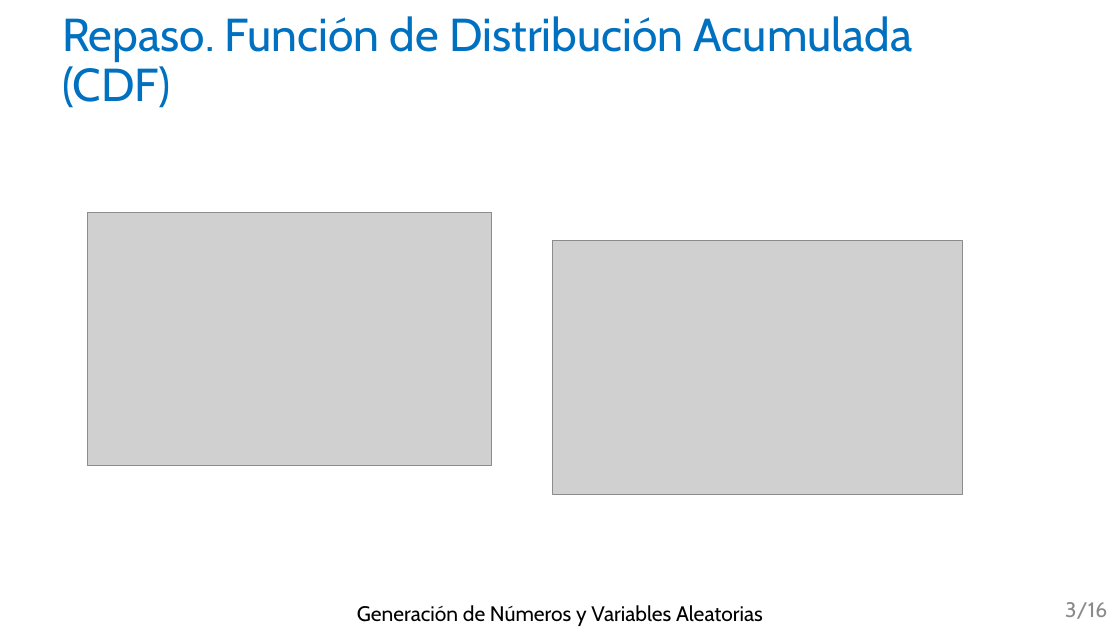
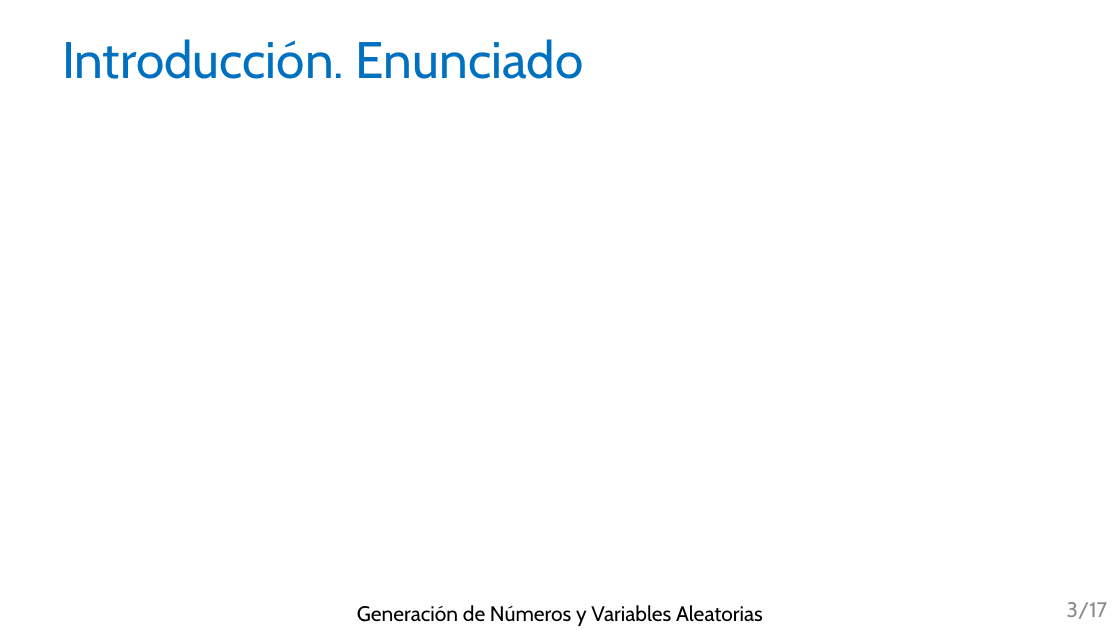
Before and after one commit to aanxel/MetodosDeSimulacion, a slide deck: slide 3 of Practica1/memoria/PresentacionEjercicio1.pptx. Drawn at 1120x630 pixels with LibreOffice and Linux fonts; fonts in the diff are those of the drawing; grey boxes stand for pictures. Boxes give left, top, right and bottom in pixels: in the first picture for what was removed or moved away, otherwise in the second. Text is boxed around its words. In the diff, an @@ line names an element or a change of style, - is before the commit and + after.

```diff
--- a/Practica1/memoria/PresentacionEjercicio1.pptx
+++ b/Practica1/memoria/PresentacionEjercicio1.pptx
@@ title at <box>62,39,584,79</box>: text changed; size 39.6 to 44 pt @@
-Repaso. Función de Distribución Acumulada (CDF)
+Introducción. Enunciado
@@ picture removed at <box>87,213,492,465</box> @@
@@ picture removed at <box>553,240,963,495</box> @@
@@ page number at <box>1067,602,1108,619</box>: text changed @@
-3/16
+3/17
```
Also in this commit, not shown: 4 other slides changed, 3 slides added, 1 slide removed, 37 other files.
